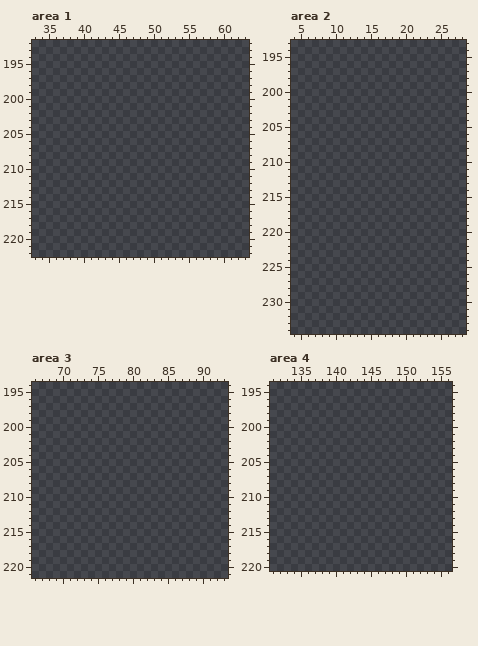
Pixel-art file: Assets/_Project/art/Sprites/Aseprite/newMinimalWeapon1/miniWeapons1.aseprite. Above: the version before the commit.
512x512 pixels, 1 frame. Pixels under 10% opacity are left out. Colours within 5 levels of each other are drawn and written as one. Shown: area 1: x 33..63, y 192..222; area 2: x 4..28, y 193..234; area 3: x 66..93, y 194..221; area 4: x 131..156, y 194..220. The commit also changed other parts of the picture, which this record leaves out.
After the commit:
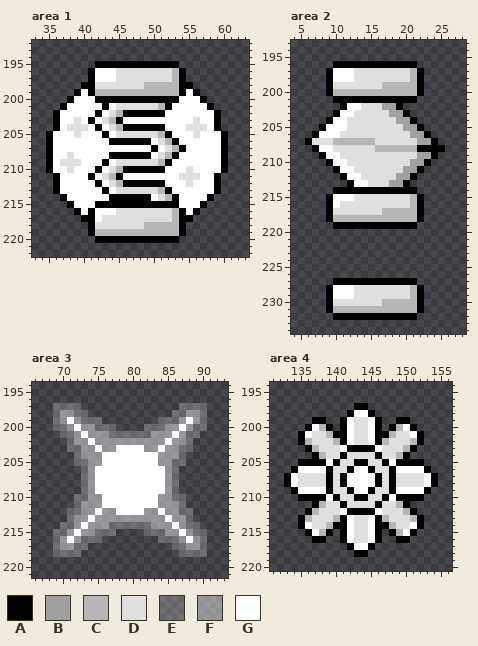
Palette (. is transparent): A #000000  B #a0a0a0  C #b6b6b6  D #dfdfdf  E #f0f0f03c  F #f0f0f078  G #ffffff
The exact change:
layer "Layer 5 Copy" added
layer "Layer 4" added
layer "Layer 5" added
Area 1, layers "Layer 4", "Layer 5 Copy":
y 195: x 42..53 ............ -> AAAAAAAAAAAA
y 196..197: x 41..54 .............. -> AGGGDDDDDDDDCA
y 198: x 40..55 ................ -> AADDDDDDDCCCCCAA
y 199: x 39..56 .................. -> AGACCCCCCCCCCCCAGA
y 200: x 38..57 .................... -> AGGGAAAAAAAAAAAAGGGA
y 201: x 37..58 ...................... -> AGGGGGAGDDDDDDCAGGGGGA
y 202: x 36..59 ........................ -> AGGGGGAGDCAAAAAAGGGGGGGA
y 203: x 36..59 ........................ -> AGGDGAGDCAGGGGGGGGGGDGGA
y 204: x 36..59 ........................ -> AGDDDGAGDCAAAAAAGGGDDDGA
y 205: x 35..60 .......................... -> AGGGDGGGAGDDDDDDCAGGGDGGGA
y 206: x 35..60 .......................... -> AGGGGGGGGAAAAAAGDCAGGGGGGA
y 207: x 35..60 .......................... -> AGGGGGGGGGGGGGGAGDCAGGGGGA
y 208: x 35..60 .......................... -> AGGDGGGGGAAAAAAGDCAGGGGGGA
y 209: x 35..60 .......................... -> AGDDDGGGAGDDDDDDCAGGGGGGGA
y 210: x 35..60 .......................... -> AGGDGGGAGDCAAAAAAGGGDGGGGA
y 211: x 36..59 ........................ -> AGGGGAGDCAGGGGGGGGDDDGGA
y 212: x 36..59 ........................ -> AGGGGGAGDCAAAAAAGGGDGGGA
y 213: x 36..59 ........................ -> AGGGGGGAGDDDDDDCAGGGGGGA
y 214: x 37..58 ...................... -> AGGGGGGAAAAAAGDCAGGGGA
y 215: x 38..57 .................... -> AGGGAAAAAAAAAAAAGGGA
y 216: x 39..56 .................. -> AGAGGGDDDDDDDDCAGA
y 217: x 40..55 ................ -> AAGDDDDDDDDDDCAA
y 218: x 41..54 .............. -> ADDDDDDDCCCCCA
y 219: x 41..54 .............. -> ACCCCCCCCCCCCA
y 220: x 42..53 ............ -> AAAAAAAAAAAA
Area 2, layer "Layer 4":
y 196: x 10..21 ............ -> AAAAAAAAAAAA
y 197..198: x 9..22 .............. -> AGGGDDDDDDDDCA
y 199: x 9..22 .............. -> ADDDDDDDCCCCCA
y 200: x 9..22 .............. -> ACCCCCCCCCCCCA
y 201: x 10..21 ............ -> AAAAAAAAAAAA
y 202: x 11..19 ......... -> AGGDDDBBA
y 203: x 10..20 ........... -> AGGDDDDDBBA
y 204: x 9..21 ............. -> AGGDDDDDDDBBA
y 205: x 8..22 ............... -> AGGGDDDDDDDDBBA
y 206: x 7..23 ................. -> AGGGDDDDDDDDDDBBA
y 207: x 6..24 ................... -> ADDDCCCCCCDDDDDDBBA
y 208: x 7..25 ................... -> AGGDDDDDDCCCCCCAAAA
y 209: x 8..24 ................. -> AGGDDDDDDDDDDDBBA
y 210: x 9..23 ............... -> AGGDDDDDDDDDBBA
y 211: x 10..22 ............. -> AGGDDDDDDDBBA
y 212: x 11..21 ........... -> AGGDDDDDBBA
y 213: x 12..20 ......... -> AGGDDDBBA
y 214: x 10..21 ............ -> AAAAAAAAAAAA
y 215: x 9..22 .............. -> AGGGDDDDDDDDCA
y 216: x 9..22 .............. -> AGDDDDDDDDDDCA
y 217: x 9..22 .............. -> ADDDDDDDCCCCCA
y 218: x 9..22 .............. -> ACCCCCCCCCCCCA
y 219: x 10..21 ............ -> AAAAAAAAAAAA
y 227: x 10..21 ............ -> AAAAAAAAAAAA
y 228..229: x 9..22 .............. -> AGGGDDDDDDDDCA
y 230: x 9..22 .............. -> ADDDDDDDCCCCCA
y 231: x 9..22 .............. -> ACCCCCCCCCCCCA
y 232: x 10..21 ............ -> AAAAAAAAAAAA
Area 3, layer "Layer 5":
y 197: x 69..72 .... -> EEEE; x 87..90 .... -> EEEE
y 198: x 69..73 ..... -> EFFEE; x 86..90 ..... -> EEFFE
y 199: x 69..75 ....... -> EFGFEEE; x 84..90 ....... -> EEEFGFE
y 200: x 69..77 ......... -> EEFGFFEEE; x 82..90 ......... -> EEEFFGFEE
y 201: x 70..89 .................... -> EEFGFFFEEEEEEFFFGFEE
y 202: x 71..88 .................. -> EFFGFFFFFFFFFFGFFE
y 203: x 71..88 .................. -> EEFFGFFGGGGFFGFFEE
y 204: x 72..87 ................ -> EFFFGGGGGGGGFFFE
y 205: x 72..87 ................ -> EEFFGGGGGGGGFFEE
y 206..209: x 73..86 .............. -> EFGGGGGGGGGGFE
y 210: x 72..87 ................ -> EEFFGGGGGGGGFFEE
y 211: x 72..87 ................ -> EFFFGGGGGGGGFFFE
y 212: x 71..88 .................. -> EEFFGFFGGGGFFGFFEE
y 213: x 71..88 .................. -> EFFGFFFFFFFFFFGFFE
y 214: x 70..89 .................... -> EEFGFFFEEEEEEFFFGFEE
y 215: x 69..77 ......... -> EEFGFFEEE; x 82..90 ......... -> EEEFFGFEE
y 216: x 69..75 ....... -> EFGFEEE; x 84..90 ....... -> EEEFGFE
y 217: x 69..73 ..... -> EFFEE; x 86..90 ..... -> EEFFE
y 218: x 69..72 .... -> EEEE; x 87..90 .... -> EEEE
Area 4, layer "Layer 5 Copy":
y 197: x 143..144 .. -> AA
y 198: x 142..145 .... -> AGGA
y 199: x 137..138 .. -> AA; x 141..146 ...... -> AGDDGA; x 149..150 .. -> AA
y 200: x 136..139 .... -> AGCA; x 141..146 ...... -> AGDDGA; x 148..151 .... -> ACGA
y 201: x 135..152 .................. -> AGDDCAAGDDGAACDDGA
y 202: x 135..152 .................. -> ACDDDCAGDDGACDDDCA
y 203: x 136..151 ................ -> ACDDDGAAAAGDDDCA
y 204: x 137..150 .............. -> ACDDADDDDADDCA
y 205: x 135..152 .................. -> AAAAGADDAADDAGAAAA
y 206: x 134..153 .................... -> AGGGGADDAGGADDAGGGGA
y 207..208: x 133..154 ...................... -> AGDDDDADAGGGGADADDDDGA
y 209: x 134..153 .................... -> AGGGGADDAGGADDAGGGGA
y 210: x 135..152 .................. -> AAAAGADDAADDAGAAAA
y 211: x 137..150 .............. -> ACDDADDDDADDCA
y 212: x 136..151 ................ -> ACDDDGAAAAGDDDCA
y 213: x 135..152 .................. -> ACDDDCAGDDGACDDDCA
y 214: x 135..152 .................. -> AGDDCAAGDDGAACDDGA
y 215: x 136..139 .... -> AGCA; x 141..146 ...... -> AGDDGA; x 148..151 .... -> ACGA
y 216: x 137..138 .. -> AA; x 141..146 ...... -> AGDDGA; x 149..150 .. -> AA
y 217: x 142..145 .... -> AGGA
y 218: x 143..144 .. -> AA
